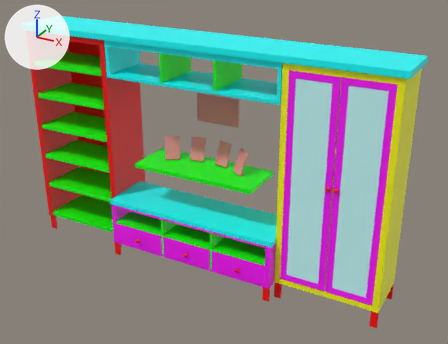
Before and after pictures for a commit that changed the FBX model Decals and environment Test/Assets/Art/Assets/Puzzles/Bookshelf/bookshelf_geo.fbx.
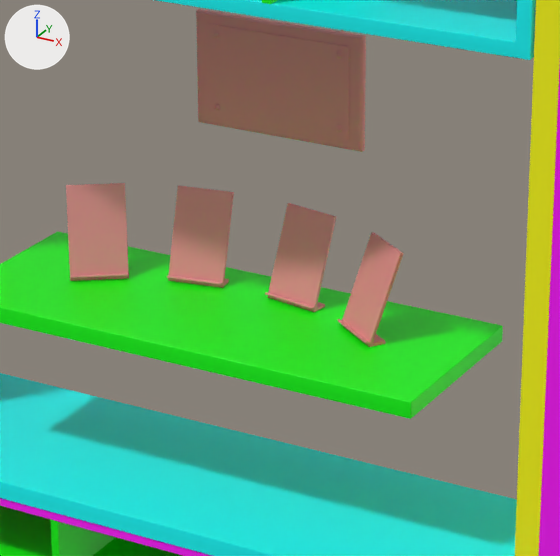
Old and new are each drawn whole from a 50 mm camera at (3.13, -5.2, 3.76) aimed at (0.24, 0.06, 1.13) and again close up on the part from 33% to 64% of the width and 26% to 66% of the height. The axes (+X, +Y, +Z) are drawn at upper left. The lights are the same throughout. Where no turn or scale is listed for an object, it has been applied to the vertices.

The first close-up shows 'Book_slot_1_geo', 'Book_slot_2_geo', 'Book_slot_3_geo', 'Book_slot_4_geo', 'Bookshelf_geo', 'Wall_plaque'.
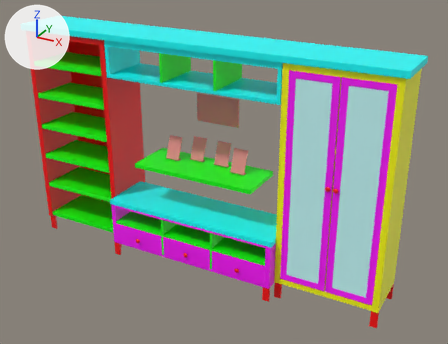
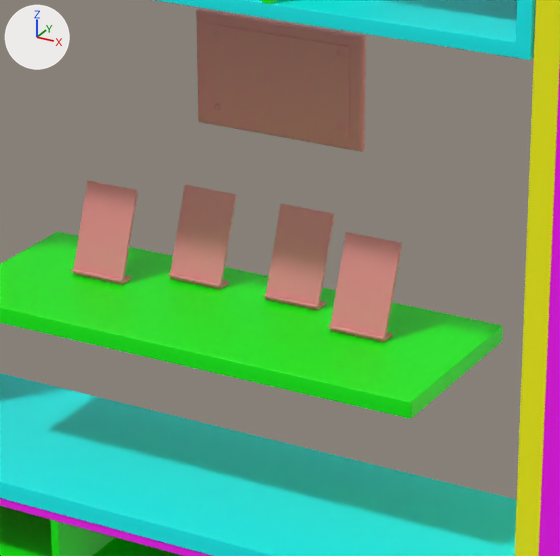
Edits to the scene script, one JSON object a line:
```json
{"op": "set", "path": "ob_book_slot_2_geo.rotation_euler", "old": "(0.0, 0.0, 0.0)", "new": "(0.0, -0.175, 0.0)", "note": "degrees (0, 0, 0) -> degrees (0, -10, 0)"}
{"op": "set", "path": "ob_book_slot_1_geo.rotation_euler", "old": "(0.0, 0.0, 0.0)", "new": "(0.0, -0.611, 0.0)", "note": "degrees (0, 0, 0) -> degrees (0, -35, 0)"}
{"op": "set", "path": "ob_book_slot_3_geo.rotation_euler", "old": "(0.0, 0.0, 0.0)", "new": "(0.0, 0.175, 0.0)", "note": "degrees (0, 0, 0) -> degrees (0, 10, 0)"}
{"op": "set", "path": "ob_book_slot_4_geo.rotation_euler", "old": "(0.0, 0.0, 0.0)", "new": "(0.0, 0.611, 0.0)", "note": "degrees (0, 0, 0) -> degrees (0, 35, 0)"}
```

Boxes (x1, y1, x2, y2) around the edits, measured in the close-ups (560 x 556 px):
```json
{"object": "Book_slot_1_geo", "change": "turned", "before": [66, 183, 129, 281], "after": [71, 180, 138, 285]}
{"object": "Book_slot_4_geo", "change": "turned", "before": [338, 232, 403, 347], "after": [328, 232, 402, 342]}
{"object": "Book_slot_2_geo", "change": "turned", "before": [167, 186, 234, 288], "after": [168, 185, 237, 289]}
{"object": "Book_slot_3_geo", "change": "turned", "before": [265, 203, 336, 312], "after": [263, 203, 335, 311]}
```
